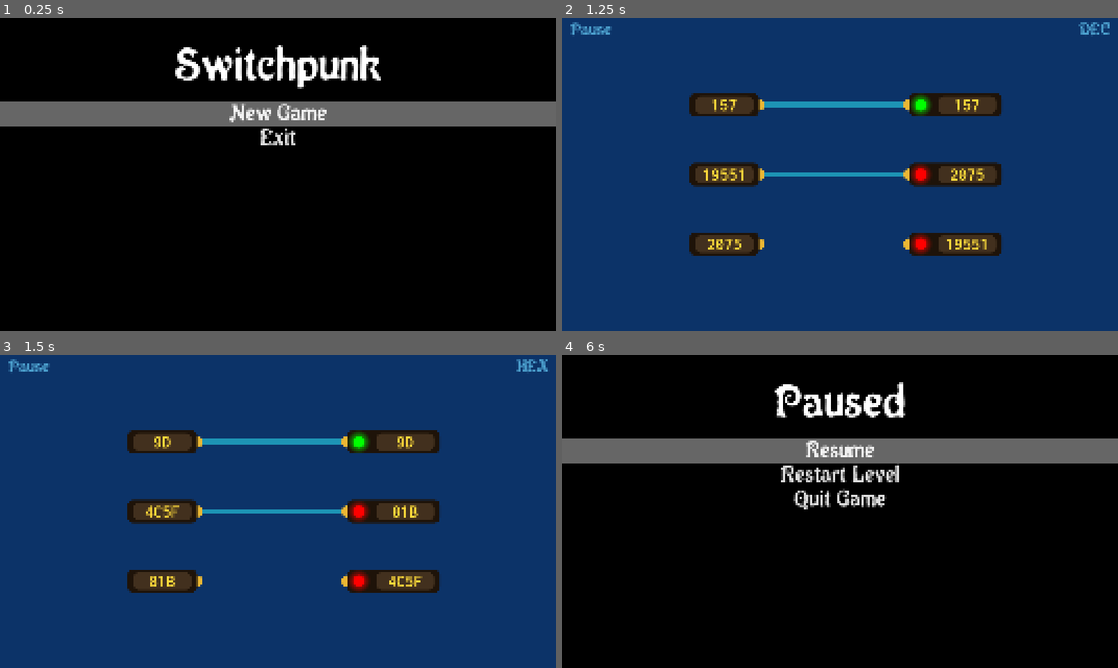
Above: before the commit, frames 1-4 (two rows, left to right).
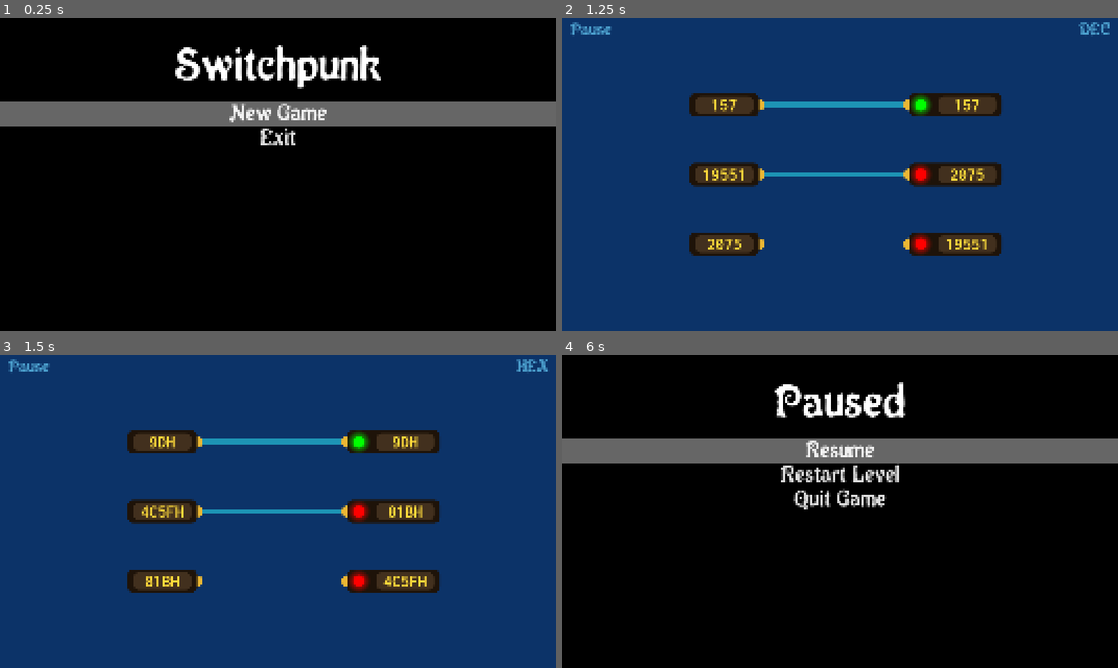
Above: after the commit, the same moments.

Repository: elemel/switchpunk
Game: Godot game, scene res://scenes/main.tscn
Same seed, same stepped clock (60 frames per second), same inputs: the game is played once before the commit and once after it.
Inputs:
- Up to frame 1 (0.25 s): no input
- Up to frame 2 (1.25 s): click "New Game" at 0.5 s
- Up to frame 3 (1.5 s): click "DEC" at 1.25 s
- Up to frame 4 (6 s): click "HEX" at 2 s; click "DEC" at 2.75 s; click "HEX" at 3.5 s; click "DEC" at 4.25 s; click "HEX" at 5 s; click "Pause" at 5.75 s

Frames 1-2 are identical in both runs. In frame 3, 1.0% of the frame differs, in the area x 25-77%, y 26-74%; in frame 4, nothing differs.

Commit message:
Add hex suffix

Diff:
--- a/game/scripts/display.gd
+++ b/game/scripts/display.gd
@@ -25,7 +25,7 @@
 	if main != null and label != null:
 		if main.use_hex_format:
 			var unsigned_value := value & 0xFFFF
-			label.text = "%X" % unsigned_value
+			label.text = "%XH" % unsigned_value
 		else:
 			label.text = str(value)
 
